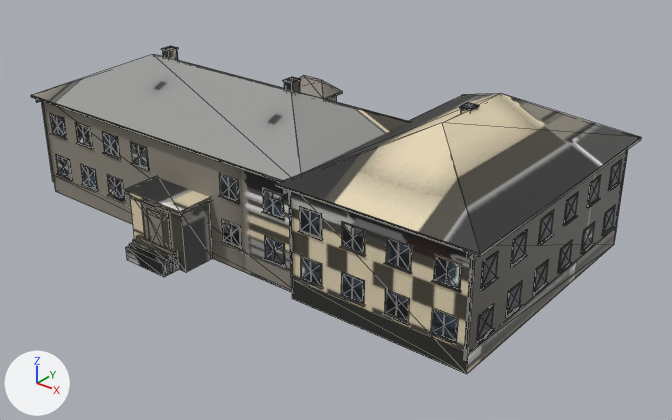
Before and after pictures for a commit that changed the glTF model src/models/szkola.glb.
Camera for both pictures: a 50 mm lens placed at (41.9, -48.9, 31.2), pointed at (3.0, -0.3, 1.1). Lighting does not change. The marker at lower left points along +X, +Y and +Z. The first picture is the older version. Mesh edges are drawn as thin lines. Vertices at exactly the same position are counted once.

The older version as bpy lines, for what is in view:
```python
me_szkola = bpy.data.meshes.new('szkola')
me_szkola.from_pydata(...)  # 2410 vertices, 3680 faces; spans x -20.5..20.5, y -12.6..12.1, z -1.0..11.1
me_szkola.materials.append(mat_szkola)  # picture img_szkola_tex
ob_szkola = bpy.data.objects.new('szkola', me_szkola)
ob_szkola.location = (0.0, 0.0, 0.0)
```
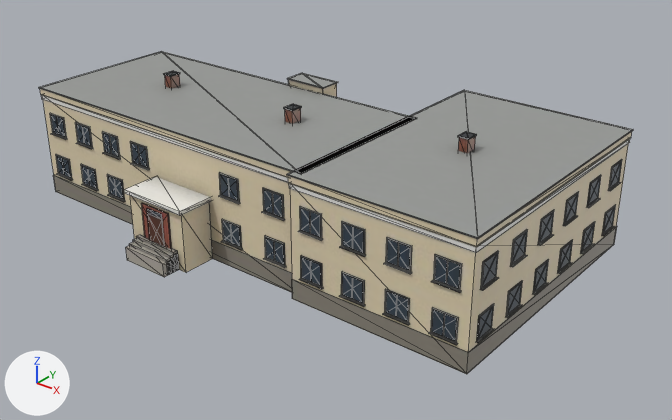
Pixel boxes [x1, y1, x2, y2] of what changed, in the pictures (672 x 420 px; the box of a moved part takes in the faces that stretch with it):
```json
{"object": "szkola", "change": "reshaped", "before": [31, 46, 641, 374], "after": [39, 51, 633, 374]}
{"part": 1, "of": "me_szkola", "change": "added", "after": [39, 51, 416, 173]}
{"part": 2, "of": "me_szkola", "change": "added", "after": [288, 132, 632, 247]}
{"part": 3, "of": "me_szkola", "change": "added", "after": [287, 90, 633, 239]}
{"part": 4, "of": "me_szkola", "change": "added", "after": [287, 73, 338, 88]}
{"part": 5, "of": "me_szkola", "change": "added", "after": [165, 74, 180, 88]}
{"part": 6, "of": "me_szkola", "change": "moved or reshaped", "before": [161, 46, 179, 52], "after": [163, 71, 180, 77]}
{"part": 7, "of": "me_szkola", "change": "added", "after": [285, 108, 301, 124]}
{"part": 8, "of": "me_szkola", "change": "moved or reshaped", "before": [283, 77, 301, 84], "after": [284, 104, 302, 111]}
{"part": 9, "of": "me_szkola", "change": "added", "after": [458, 136, 476, 153]}
{"part": 10, "of": "me_szkola", "change": "moved or reshaped", "before": [460, 103, 479, 111], "after": [458, 131, 477, 140]}
{"part": 11, "of": "me_szkola", "change": "deleted", "before": [31, 49, 628, 361]}
{"part": 12, "of": "me_szkola", "change": "moved or reshaped", "before": [32, 54, 641, 318], "after": [40, 80, 527, 318]}
{"part": 13, "of": "me_szkola", "change": "surface changed", "before": [43, 96, 628, 374], "after": [41, 80, 630, 374], "on screen": "lighter"}
```

Edits to the scene script, one JSON object a line:
```json
{"block": "me_szkola", "where": "# used by ob_szkola; location = (0.0, 0.0, 0.0)"}
{"op": "remove", "block": "me_szkola", "code": "me_szkola.from_pydata(...)  # 2410 vertices, 3680 faces; spans x -20.5..20.5, y -12.6..12.1, z -1.0..11.1"}
{"op": "add", "block": "me_szkola", "code": "me_szkola.from_pydata(...)  # 2238 vertices, 3370 faces; spans x -20.1..20.1, y -12.6..11.6, z -1.0..9.1"}
{"block": "me_szkola", "change": "me_szkola part 1: a new loose piece, a box spanning x -20.04..7.04, y -8.74..4.04, z 7.95..8.03, in mat_szkola (picture img_szkola_tex)"}
{"block": "me_szkola", "change": "me_szkola part 2: a new loose piece, a box spanning x 6.42..19.98, y -9.28..11.48, z 7.4..7.95, in mat_szkola (picture img_szkola_tex)"}
{"block": "me_szkola", "change": "me_szkola part 3: a new loose piece, a box spanning x 6.36..20.04, y -9.34..11.54, z 7.95..8.03, in mat_szkola (picture img_szkola_tex)"}
{"block": "me_szkola", "change": "me_szkola part 4: a new loose piece, a box spanning x -5.18..-1.52, y 3.82..5.68, z 8.5..8.58, in mat_szkola (picture img_szkola_tex)"}
{"block": "me_szkola", "change": "me_szkola part 5: a new loose piece, a box spanning x -12.35..-11.65, y -2.45..-1.55, z 7.6..9.0, in mat_szkola (picture img_szkola_tex)"}
{"block": "me_szkola", "change": "me_szkola part 6: the loose piece of 8 vertices spanning x -12.4..-11.6, y -2.5..-1.5, z 11.0..11.1 is moved by (0.0, 0.0, -2.0)"}
{"block": "me_szkola", "change": "me_szkola part 7: a new loose piece, a box spanning x 0.15..0.85, y -2.45..-1.55, z 7.6..9.0, in mat_szkola (picture img_szkola_tex)"}
{"block": "me_szkola", "change": "me_szkola part 8: the loose piece of 8 vertices spanning x 0.1..0.9, y -2.5..-1.5, z 11.0..11.1 is moved by (0.0, 0.0, -2.0)"}
{"block": "me_szkola", "change": "me_szkola part 9: a new loose piece, a box spanning x 12.65..13.35, y 0.55..1.45, z 7.6..9.0, in mat_szkola (picture img_szkola_tex)"}
{"block": "me_szkola", "change": "me_szkola part 10: the loose piece of 8 vertices spanning x 12.6..13.4, y 0.5..1.5, z 11.0..11.1 is moved by (0.0, 0.0, -2.0)"}
{"block": "me_szkola", "change": "me_szkola part 11: 24 loose pieces with 228 vertices, spanning x -20.5..20.5, y -9.9..12.1, z 0.0..11.0, are deleted"}
{"block": "me_szkola", "change": "me_szkola part 12"}
{"block": "me_szkola", "change": "24 vertices are removed from x -20.5..20.5, y -9.8..12.0, z 7.2..11.0"}
{"block": "me_szkola", "change": "145 faces are deleted"}
{"block": "me_szkola", "change": "4 vertices in x -5.1..-1.6, y 3.9..5.6, z 7.8 move by (0.0, 0.0, 0.7)"}
{"block": "me_szkola", "change": "20 vertices move within x -19.9..19.9, y -7.9..3.2, z 0.8..4.3"}
{"block": "me_szkola", "change": "8 vertices are added at x -20.0..7.0, y -8.7..4.0, z 7.4..7.9"}
{"block": "me_szkola", "change": "97 new faces join them"}
{"block": "me_szkola", "change": "me_szkola part 13: 3121 kept faces spanning x -20.1..20.1, y -12.6..11.6, z -1.0..8.5 get new texture (UV) coordinates"}
{"block": "me_szkola", "change": "other edits to the shape of me_szkola do not show in these pictures"}
```
